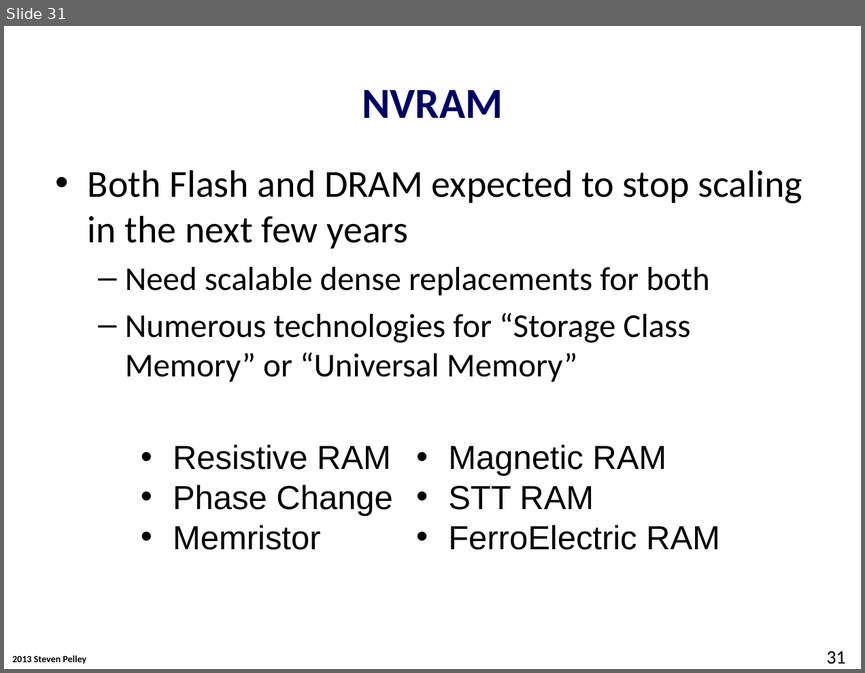
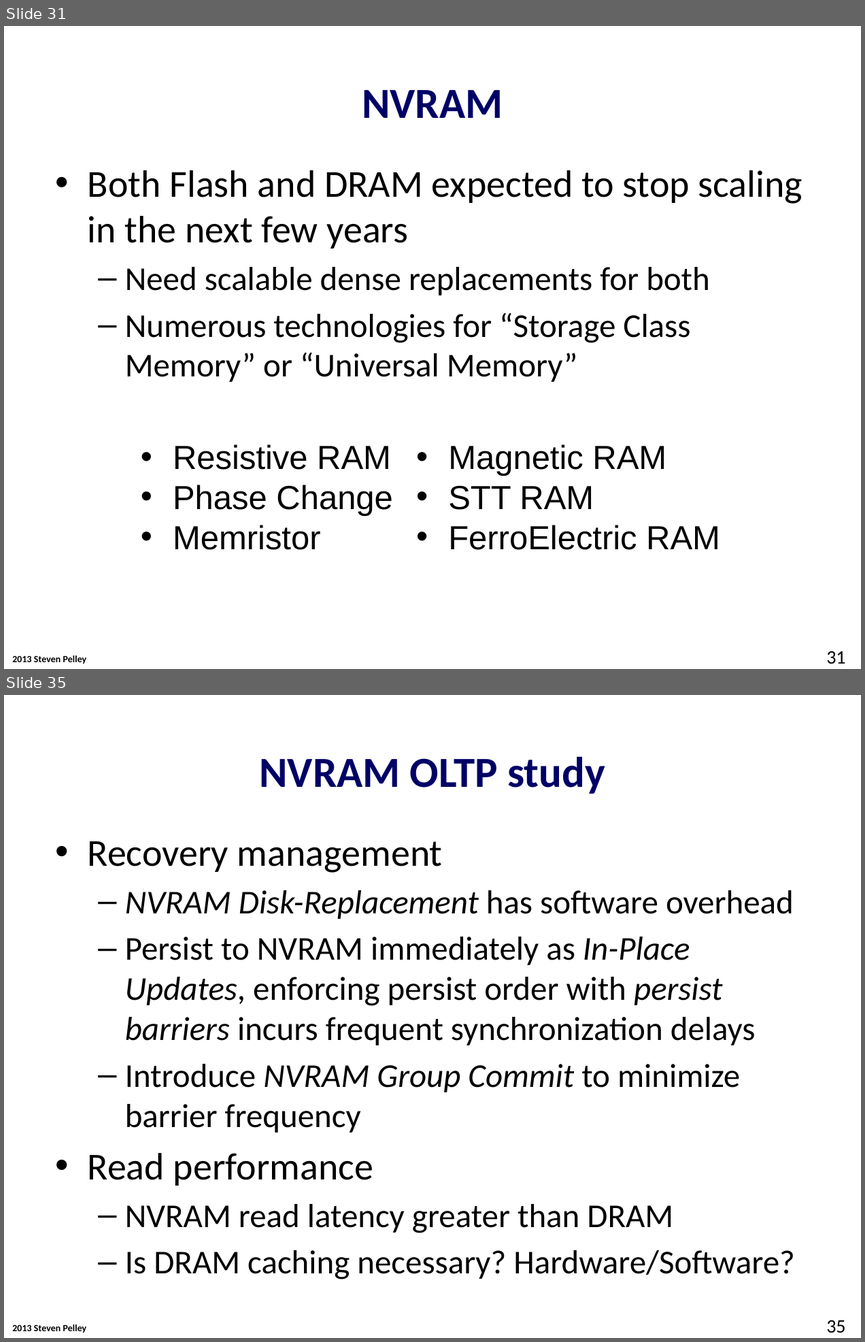
Before and after one commit to Abulila/dissertation, a slide deck: proposal/proposal.pptx. Shown one above the other, each under a label of ours: slide 31 before the commit, slides 31 and 35 after it; the slides between them are not shown. The pictures are 865x673 and 865x1342 pixels, drawn with LibreOffice and Linux fonts; fonts in the diff are those of the drawing; background and template pictures are left out. Boxes give left, top, right and bottom in pixels: in the first picture for what was removed or moved away, otherwise in the second. Text is boxed around its words. In the diff, an @@ line names an element or a change of style, - is before the commit and + after.

```diff
--- a/proposal/proposal.pptx
+++ b/proposal/proposal.pptx
@@ slide 35 added at bbox=[4, 695, 861, 1338], background #FFFFFF; not listed: 1 template element that a slide beside it also shows @@
@@ title added at bbox=[259, 756, 605, 794], 36 pt, text #000066, bold @@
+NVRAM OLTP study
@@ text added at bbox=[88, 841, 794, 1279], 28 pt, text #000000 @@
+• Recovery management
+  – NVRAM Disk-Replacement has software overhead
+  – Persist to NVRAM immediately as In-Place Updates, enforcing persist order with persist barriers incurs frequent synchronization delays
+  – Introduce NVRAM Group Commit to minimize barrier frequency
+• Read performance
+  – NVRAM read latency greater than DRAM
+  – Is DRAM caching necessary? Hardware/Software?
@@ page number added at bbox=[826, 1320, 845, 1333], 16 pt, text #000000 @@
+35
```
Also in this commit, not shown: 2 slides changed, 19 other slides added.
